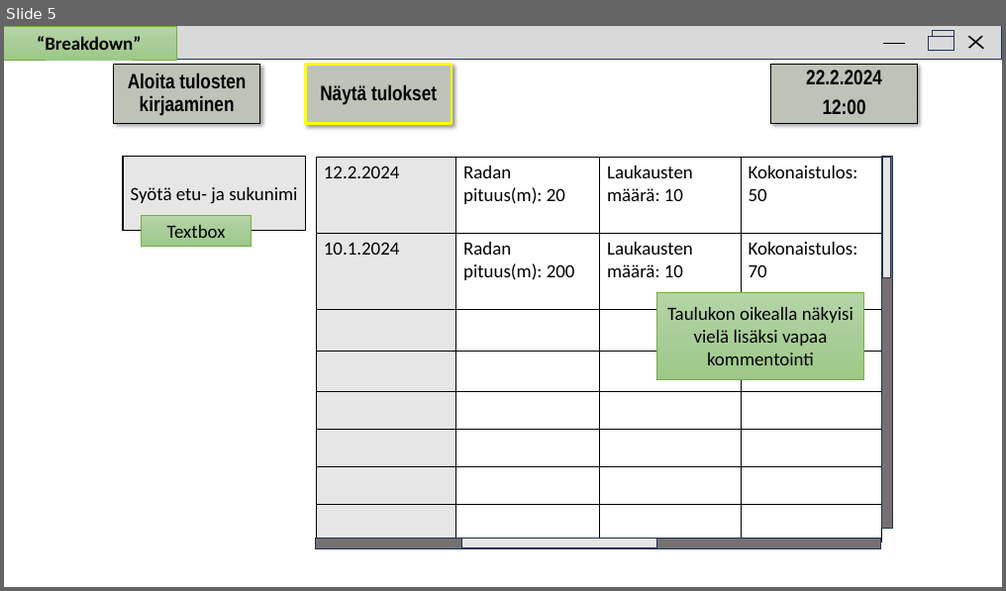
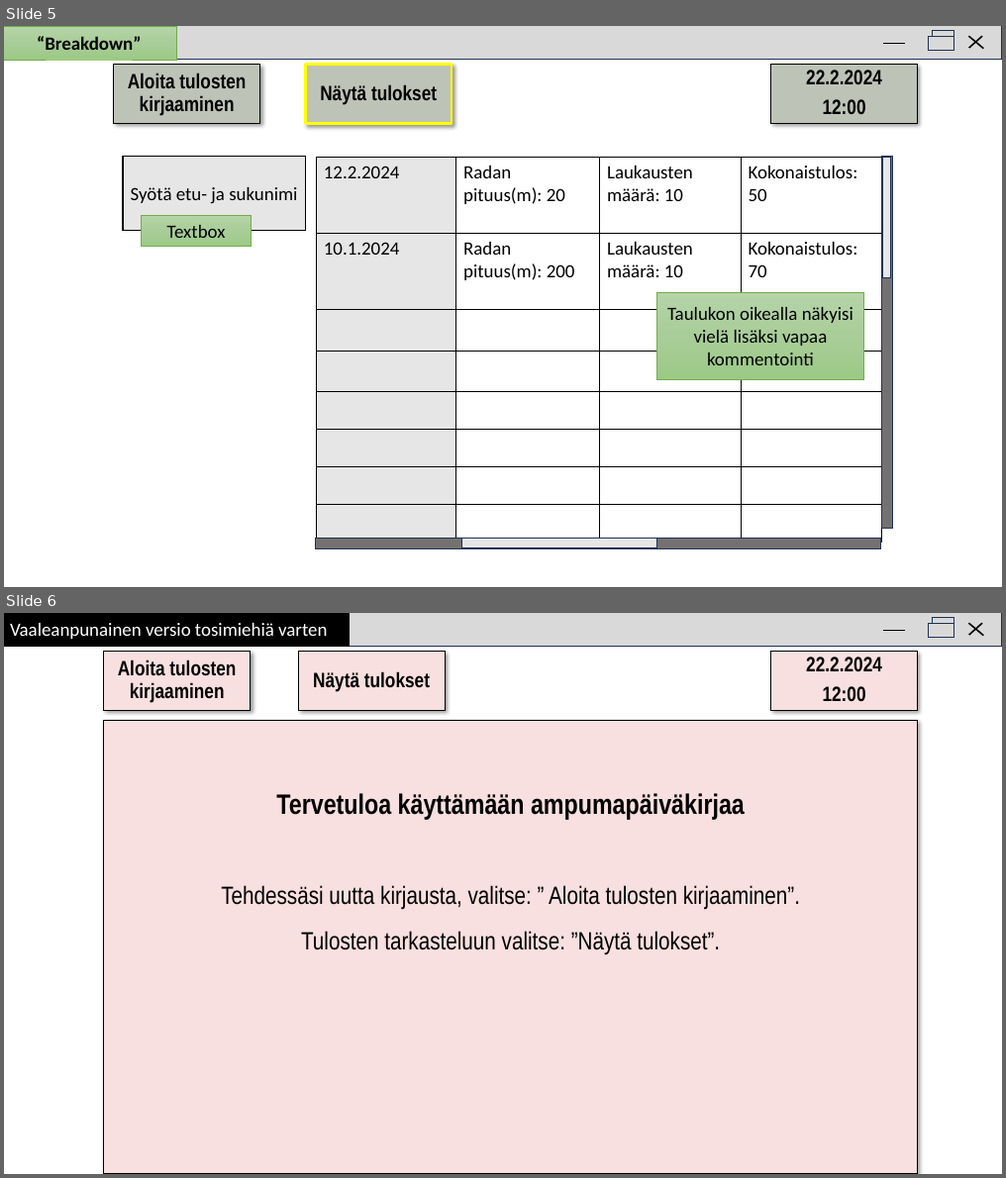
Before and after one commit to JiskaLaaksovirta/AmpuminenR1, a slide deck: Konsolimalli.pptx. Shown one above the other, each under a label of ours: slide 5 before the commit, slides 5 and 6 after it. The pictures are 1006x591 and 1006x1178 pixels, drawn with LibreOffice and Linux fonts; fonts in the diff are those of the drawing; background and template pictures are left out. Boxes give left, top, right and bottom in pixels: in the first picture for what was removed or moved away, otherwise in the second. Text is boxed around its words. In the diff, an @@ line names an element or a change of style, - is before the commit and + after.

```diff
--- a/Konsolimalli.pptx
+++ b/Konsolimalli.pptx
@@ slide 6 added at (4, 613, 1002, 1174), background picture (left out) @@
@@ rectangle added at (4, 613, 1002, 646), fill #D9D9D9, outline #1E3256 1 pt @@
@@ rectangle added at (4, 613, 350, 646), fill #000000, outline #000000 1 pt, 18 pt, text #FFFFFF @@
+Vaaleanpunainen versio tosimiehiä varten
@@ line added from (884, 630) to (905, 630), #000000 0.5 pt @@
@@ rectangle added at (929, 623, 954, 637), fill #D9D9D9, outline #1E3256 1 pt @@
@@ rectangle added at (933, 618, 954, 636), fill #D9D9D9, outline #1E3256 1 pt @@
@@ line added from (969, 635) to (982, 623), #000000 1.5 pt @@
@@ line added from (969, 623) to (984, 636), #000000 1.5 pt @@
@@ rectangle added at (104, 652, 251, 711), fill #F9E0E0, outline #000000 0.75 pt, 20 pt, text #000000, bold @@
+Aloita tulosten kirjaaminen
@@ rectangle added at (298, 652, 445, 711), fill #F9E0E0, outline #000000 0.75 pt, 20 pt, text #000000, bold @@
+Näytä tulokset
@@ subtitle added at (771, 652, 918, 711), fill #F9E0E0, outline #000000 0.75 pt, 20 pt, text #000000, bold @@
+22.2.2024
+12:00
@@ title added at (104, 721, 918, 1174), fill #F9E0E0, outline #000000 0.75 pt, 24 pt, text #000000 @@
+Tervetuloa käyttämään ampumapäiväkirjaa
+Tehdessäsi uutta kirjausta, valitse: ” Aloita tulosten kirjaaminen”.
+Tulosten tarkasteluun valitse: ”Näytä tulokset”.
```
Also in this commit, not shown: 1 other file.
